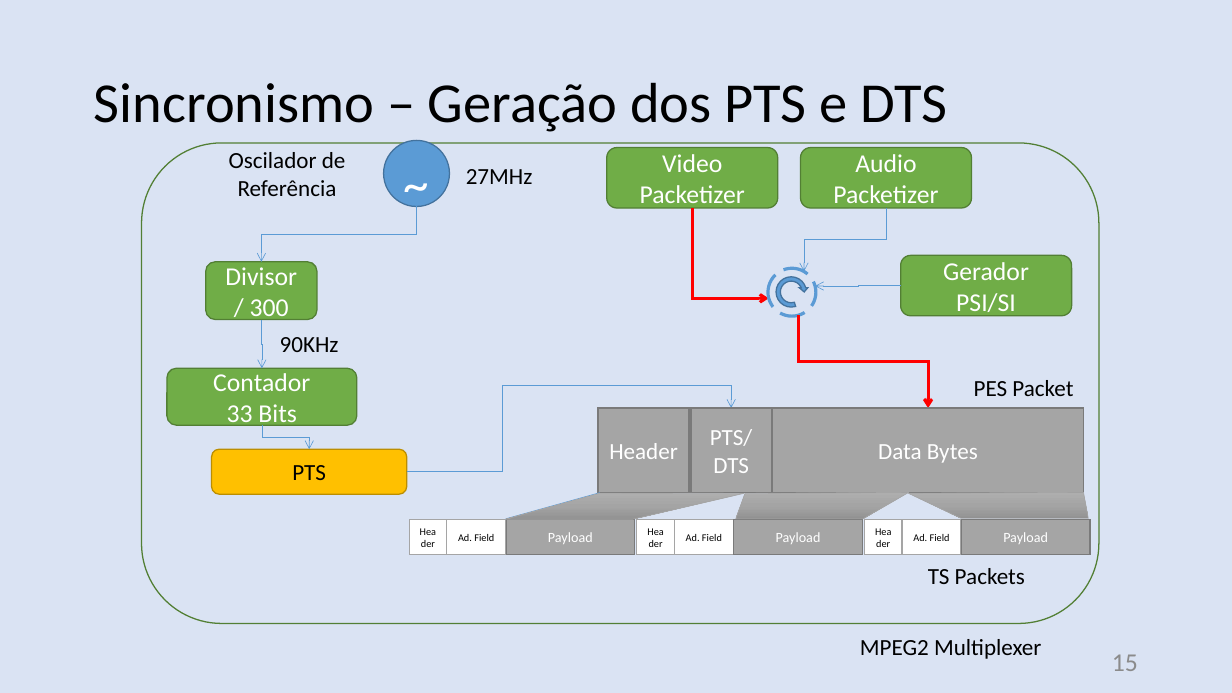
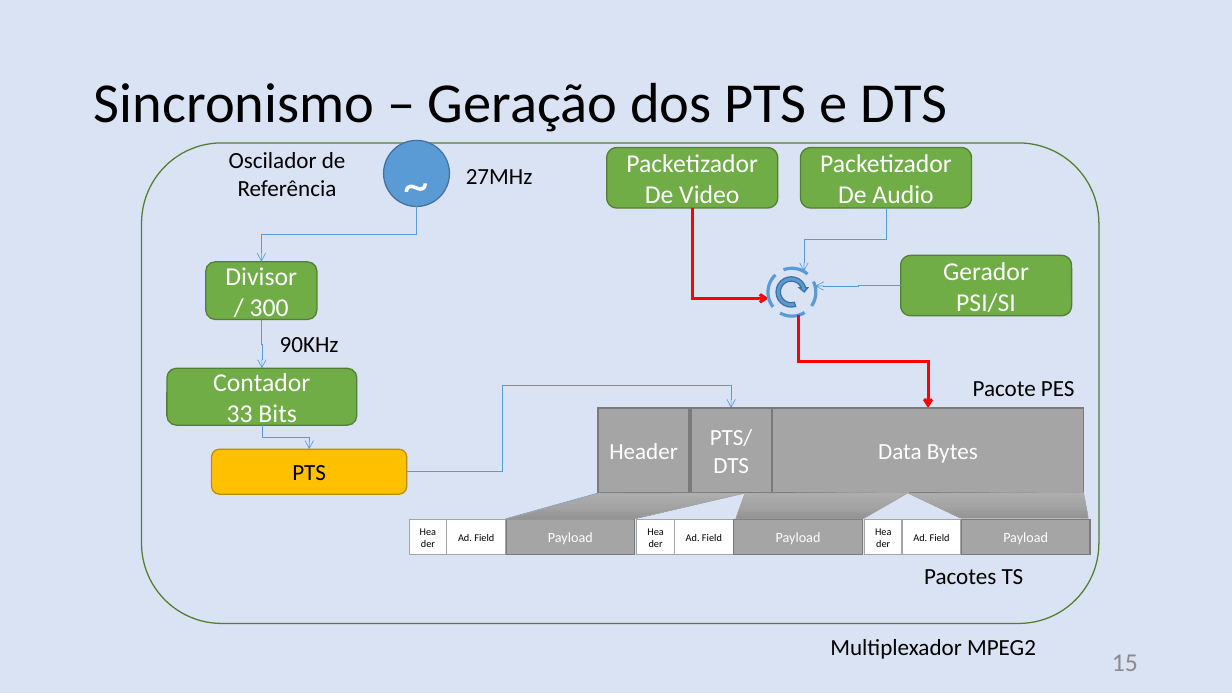
Before and after one commit to nasall2/TCC, a slide deck: slide 15 of relatorio/abntex2-modelos-1.9.2/figuras/apresentacao.pptx. Drawn at 1232x693 pixels with LibreOffice and Linux fonts; fonts in the diff are those of the drawing. Boxes give left, top, right and bottom in pixels: in the first picture for what was removed or moved away, otherwise in the second. Text is boxed around its words. In the diff, an @@ line names an element or a change of style, - is before the commit and + after.

```diff
--- a/relatorio/abntex2-modelos-1.9.2/figuras/apresentacao.pptx
+++ b/relatorio/abntex2-modelos-1.9.2/figuras/apresentacao.pptx
@@ text in rounded rectangle at (626, 154, 758, 209): text changed @@
-Video
-Packetizer
+Packetizador
+De Video
@@ text in rounded rectangle at (820, 154, 952, 209): text changed @@
-Audio
-Packetizer
+Packetizador
+De Audio
@@ text at (973, 381, 1075, 396): text changed @@
-PES Packet
+Pacote PES
@@ text at (924, 569, 1024, 584): text changed @@
-TS Packets
+Pacotes TS
@@ text at (830, 639, 1036, 659): text changed @@
-MPEG2 Multiplexer
+Multiplexador MPEG2
```
Also in this commit, not shown: 12 other slides changed, 22 other files.
